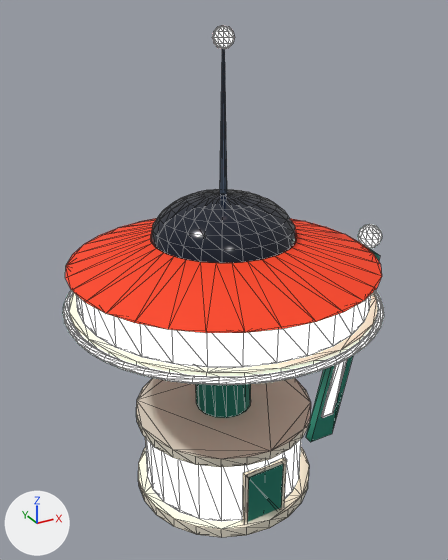
A saved change to the glTF model content/city/saucer_diner.glb.
Rendered twice from a 50 mm camera at (-10.08, -18.37, 18.06) aimed at (0.19, 0.31, 8.72). Every picture has the same lights, and +X, +Y and +Z are marked at lower left. The older version comes first. Mesh edges are drawn as thin lines.

In view in the first picture: 'saucer_diner'.
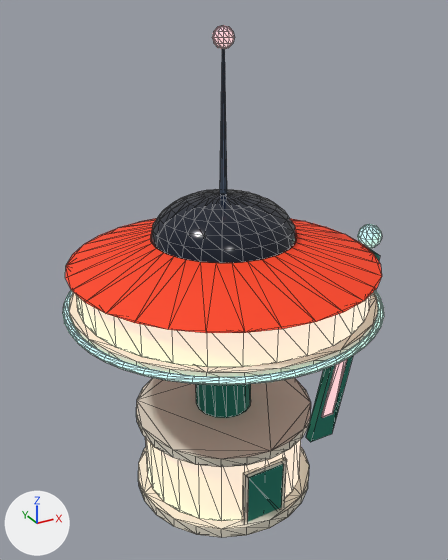
Where the change shows, as pixel boxes [x1, y1, x2, y2] in the pictures (448 x 560 px):
'saucer_diner', surface changed: [63, 25, 384, 531] in both

The change, as a list of edits to the scene's bpy script:
```text
Change mat_glow:
    where n0 = _N.new('ShaderNodeBsdfPrincipled'); n0.name = 'Principled BSDF'
    n0.inputs[28].default_value: 1.5 -> 0.6  # 'Emission Strength'
```
